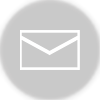
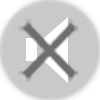
Comparing the layer stacks of the two 100 × 100 images. Changes:
hid "mail" over [20, 30, 80, 70]
showed "quit" over [18, 18, 79, 82]
added layer "sound" above "Layer 1" over [26, 17, 68, 83]
